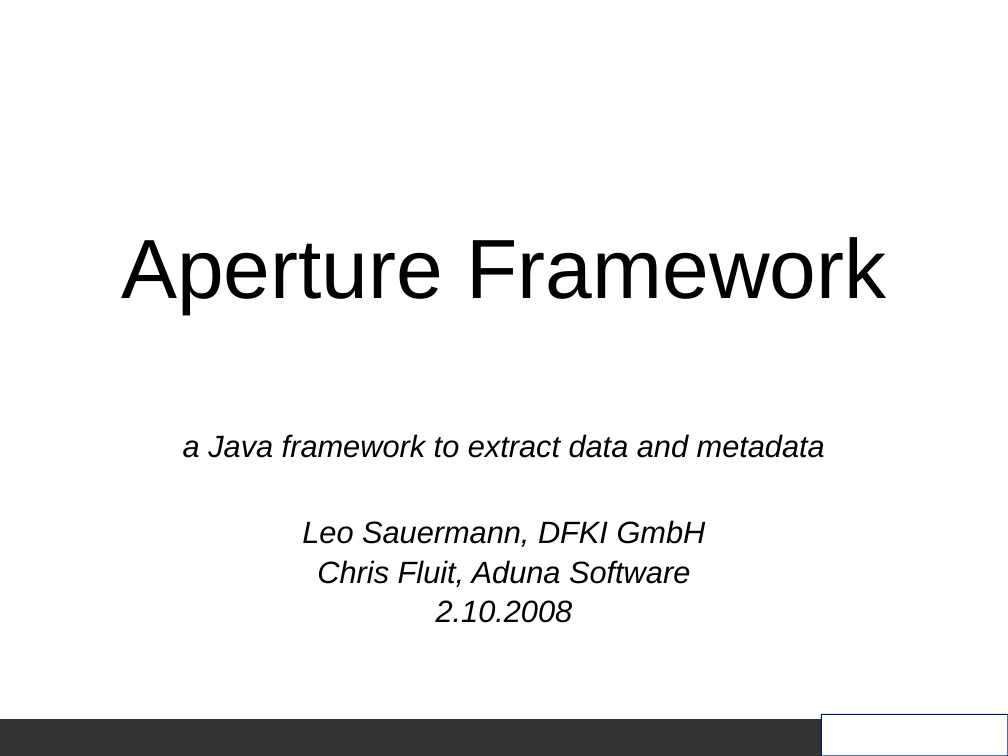
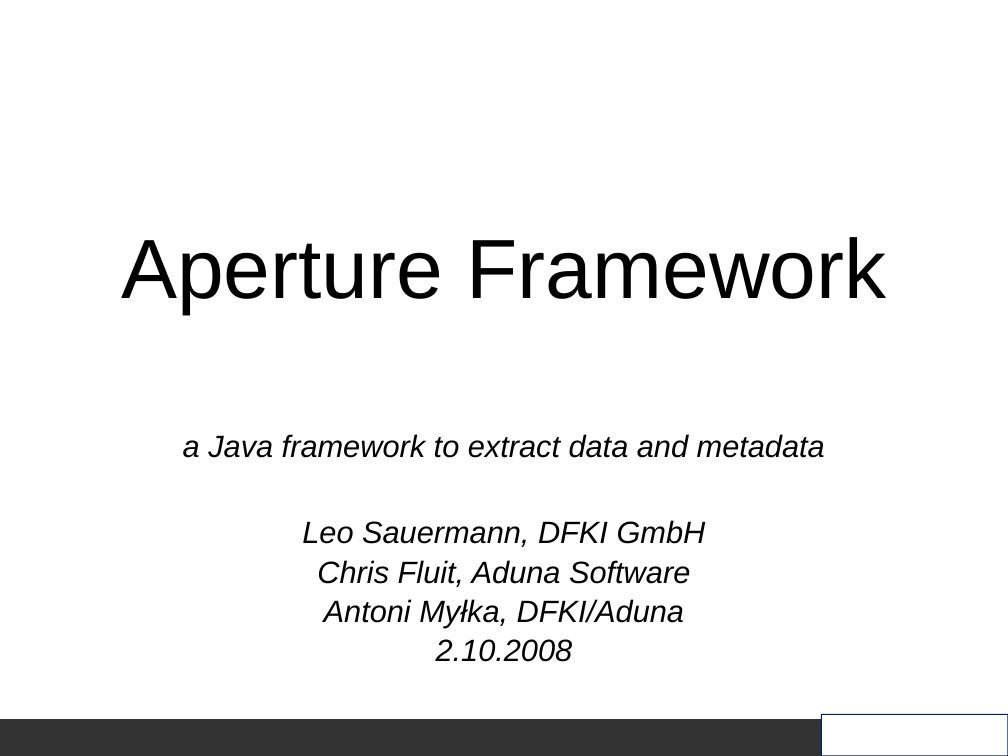
Before and after one commit to aurora/aperture, a slide deck: slide 1 of aperture/doc/Aperture_slides.odp. Drawn at 1008x756 pixels with LibreOffice and Linux fonts; fonts in the diff are those of the drawing; background and template pictures are left out. Boxes give left, top, right and bottom in pixels: in the first picture for what was removed or moved away, otherwise in the second. Text is boxed around its words. In the diff, an @@ line names an element or a change of style, - is before the commit and + after.

Commit message:
small fixes in the Aperture_slides presentation

```diff
--- a/aperture/doc/Aperture_slides.odp
+++ b/aperture/doc/Aperture_slides.odp
@@ subtitle at (x1=324, y1=599, x2=684, y2=628): paragraph added @@
+Antoni Myłka, DFKI/Aduna
```
Also in this commit, not shown: 4 other slides changed.
